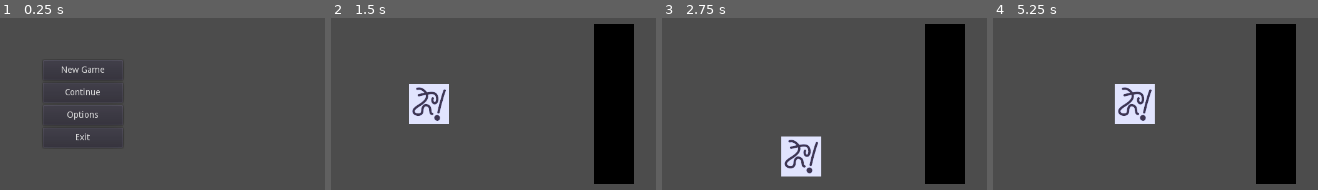
Above: before the commit, frames 1-4 (left to right).
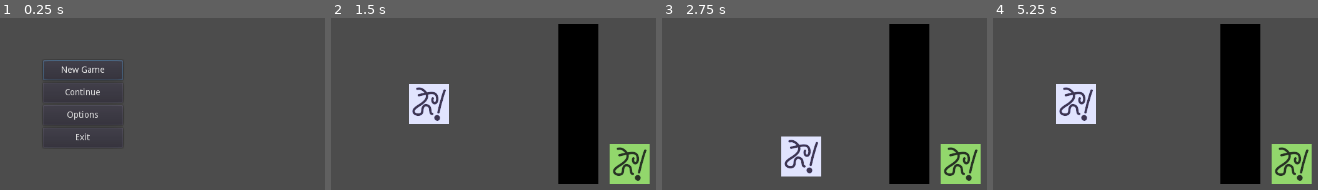
Above: after the commit, the same moments.

Repository: Kapendev/volta
Game: Godot game, scene res://src/scenes/Main.tscn
Same seed, same stepped clock (60 frames per second), same inputs: the game is played once before the commit and once after it.
Inputs (mouse positions are in pixels of both pictures, inside the frame that each line leads up to):
- Up to frame 1 (0.25 s): no input
- Up to frame 2 (1.5 s): click "New Game" at 0.5 s; tap Enter at 1.25 s; hold Right (ui_right) from 1.28 s (still down)
- Up to frame 3 (2.75 s): release Right (ui_right) at 2.03 s; hold Down (ui_down) from 2.03 s (still down)
- Up to frame 4 (5.25 s): release Down (ui_down) at 2.78 s; hold Right (ui_right) 2.78-3.53 s; hold Up (ui_up) 3.53-4.28 s; hold Left (ui_left) 4.28-5 s; tap Escape (ui_cancel) at 4.9 s; click (1077, 69) at 5 s, where only the run after the commit has a clickable "New Game"

The runs differ from the first frame. In frame 1, 0.2% of the frame differs, in the area x 13-38%, y 24-37%; in frame 2, 22%; in frame 3, 22%; in frame 4, 27%, in the area x 19-99%, y 3-97%.

Commit message:
Event.gd: can create hitboxes

Diff:
--- a/src/nodes/Event.gd
+++ b/src/nodes/Event.gd
@@ -1,14 +1,24 @@
 class_name Event
 extends KinematicBody2D
 
+# TODO: Interact with other events (hitbox is done)
+# NOTE: Think about the CollisionShape2D name used in init_hitbox
+
 enum {
+	NOTHING,
 	LEFT, RIGHT, UP, DOWN,
 	LOW, MEDIUM, HIGH
 }
 
+const SCENE_DIR = "res://src/scenes/"
+
 export var move_speed := 120
 var current_move_speed := move_speed
-var last_direction := RIGHT
+var move_direction := RIGHT
+
+var hitbox: Area2D setget set_hitbox
+var hitbox_offset_x := 0
+var hitbox_offset_y := 0
 
 var __accde := int(sqrt(move_speed))
 var __vector := Vector2()
@@ -26,9 +36,9 @@
 		DOWN:
 			__vector.y = current_move_speed * delta
 	move_and_collide(__vector)
-	last_direction = direction
+	move_direction = direction
 
-func input_move(direction: int) -> void:
+func imove(direction: int) -> void:
 	var action := ""
 	match direction:
 		LEFT:
@@ -60,4 +70,62 @@
 		current_move_speed -= n + n / 2
 		if current_move_speed < 0:
 			current_move_speed = 0
-		move(last_direction)
+		move(move_direction)
+
+func change_scene(scene: String) -> void:
+	get_tree().change_scene(SCENE_DIR + scene + ".tscn")
+
+func move_hitbox(direction: int) -> void:
+	match direction:
+		LEFT:
+			hitbox.position.x = -hitbox_offset_x
+		RIGHT:
+			hitbox.position.x = hitbox_offset_x
+		UP:
+			hitbox.position.y = -hitbox_offset_y
+		DOWN:
+			hitbox.position.y = hitbox_offset_y
+
+func init_hitbox() -> void:
+	if hitbox:
+		var collision := get_node("CollisionShape2D")
+		hitbox_offset_x = collision.shape.extents.x * 2
+		hitbox_offset_y = collision.shape.extents.y * 2
+	else:
+		var collision := CollisionShape2D.new()
+		hitbox = Area2D.new()
+		hitbox.add_child(collision)
+		add_child(hitbox)
+
+		collision.shape = get_node("CollisionShape2D").shape.duplicate()
+		hitbox_offset_x = collision.shape.extents.x * 2
+		hitbox_offset_y = collision.shape.extents.y * 2
+		collision.shape.extents /= 2
+	move_hitbox(move_direction)
+
+func set_hitbox(value: Area2D) -> void:
+	hitbox = value
+	init_hitbox()
+
+func update_hitbox() -> void:
+	hitbox.position = Vector2.ZERO
+	move_hitbox(move_direction)
+
+func iupdate_hitbox() -> void:
+	var x := NOTHING
+	var y := NOTHING
+	if Input.is_action_pressed("ui_left"):
+		x = LEFT
+	elif Input.is_action_pressed("ui_right"):
+		x = RIGHT
+	if Input.is_action_pressed("ui_up"):
+		y = UP
+	elif Input.is_action_pressed("ui_down"):
+		y = DOWN
+	if x:
+		move_hitbox(x)
+		hitbox.position.y = 0
+	if y:
+		move_hitbox(y)
+		if not x:
+			hitbox.position.x = 0
--- a/src/nodes/PlayerEvent.gd
+++ b/src/nodes/PlayerEvent.gd
@@ -4,10 +4,16 @@
 export var can_move_horizontally := true
 export var can_move_vertically := true
 
+func _ready() -> void:
+	init_hitbox()
+
 func _physics_process(delta) -> void:
+	iupdate_hitbox()
 	if can_move_horizontally:
-		input_move(LEFT)
-		input_move(RIGHT)
+		imove(LEFT)
+		imove(RIGHT)
 	if can_move_vertically:
-		input_move(UP)
-		input_move(DOWN)
+		imove(UP)
+		imove(DOWN)
+	if Input.is_action_just_pressed("ui_cancel"):
+		change_scene("Main")
--- a/src/scenes/Main.gd
+++ b/src/scenes/Main.gd
@@ -3,7 +3,9 @@
 enum Menu {NEW, CONTINUE, OPTIONS, EXIT}
 
 func _ready() -> void:
-	$Menu.connect("pressed", self, "_on_menu_pressed")
+	var menu := $Menu
+	menu.connect("pressed", self, "_on_menu_pressed")
+	menu.grab_focus_from(0)
 
 func _on_menu_pressed(index: int) -> void:
 	match index:
--- a/src/scenes/Main.tscn
+++ b/src/scenes/Main.tscn
@@ -1,6 +1,6 @@
 [gd_scene load_steps=3 format=2]
 
-[ext_resource path="res://src/scenes/Menu.tscn" type="PackedScene" id=1]
+[ext_resource path="res://src/scenes/ui/Menu.tscn" type="PackedScene" id=1]
 [ext_resource path="res://src/scenes/Main.gd" type="Script" id=2]
 
 [node name="Main" type="Control"]
--- a/src/scenes/levels/TestLevel.tscn
+++ b/src/scenes/levels/TestLevel.tscn
@@ -1,7 +1,11 @@
-[gd_scene load_steps=5 format=2]
+[gd_scene load_steps=7 format=2]
 
 [ext_resource path="res://icon.png" type="Texture" id=1]
 [ext_resource path="res://src/nodes/PlayerEvent.gd" type="Script" id=2]
+[ext_resource path="res://src/nodes/Event.gd" type="Script" id=3]
+
+[sub_resource type="RectangleShape2D" id=3]
+extents = Vector2( 32, 32 )
 
 [sub_resource type="RectangleShape2D" id=1]
 extents = Vector2( 32, 32 )
@@ -22,12 +26,21 @@
 texture = ExtResource( 1 )
 
 [node name="CollisionShape2D" type="CollisionShape2D" parent="PlayerEvent"]
+shape = SubResource( 3 )
+
+[node name="Event" type="KinematicBody2D" parent="."]
+position = Vector2( 985, 456 )
+script = ExtResource( 3 )
+
+[node name="Sprite" type="Sprite" parent="Event"]
+modulate = Color( 0.647059, 0.945098, 0.423529, 1 )
+texture = ExtResource( 1 )
+
+[node name="CollisionShape2D" type="CollisionShape2D" parent="Event"]
 shape = SubResource( 1 )
 
-[node name="Camera2D" type="Camera2D" parent="PlayerEvent"]
-
 [node name="Wall" type="StaticBody2D" parent="."]
-position = Vector2( 960, 360 )
+position = Vector2( 903, 360 )
 
 [node name="Sprite" type="Sprite" parent="Wall"]
 modulate = Color( 0, 0, 0, 1 )
--- a/src/scenes/Menu.gd
+++ b/src/scenes/ui/Menu.gd
@@ -12,6 +12,9 @@
 
 func _on_pressed(index: int) -> void:
 	emit_signal("pressed", index)
+
+func grab_focus_from(index: int) -> void:
+	get_child(index + 1).grab_focus()
 
 func set_button_count(value: int) -> void:
 	if value > 0:
--- a/src/scenes/Menu.tscn
+++ b/src/scenes/ui/Menu.tscn
@@ -1,6 +1,6 @@
 [gd_scene load_steps=2 format=2]
 
-[ext_resource path="res://src/scenes/Menu.gd" type="Script" id=1]
+[ext_resource path="res://src/scenes/ui/Menu.gd" type="Script" id=1]
 
 [node name="Menu" type="VBoxContainer"]
 anchor_right = 1.0
